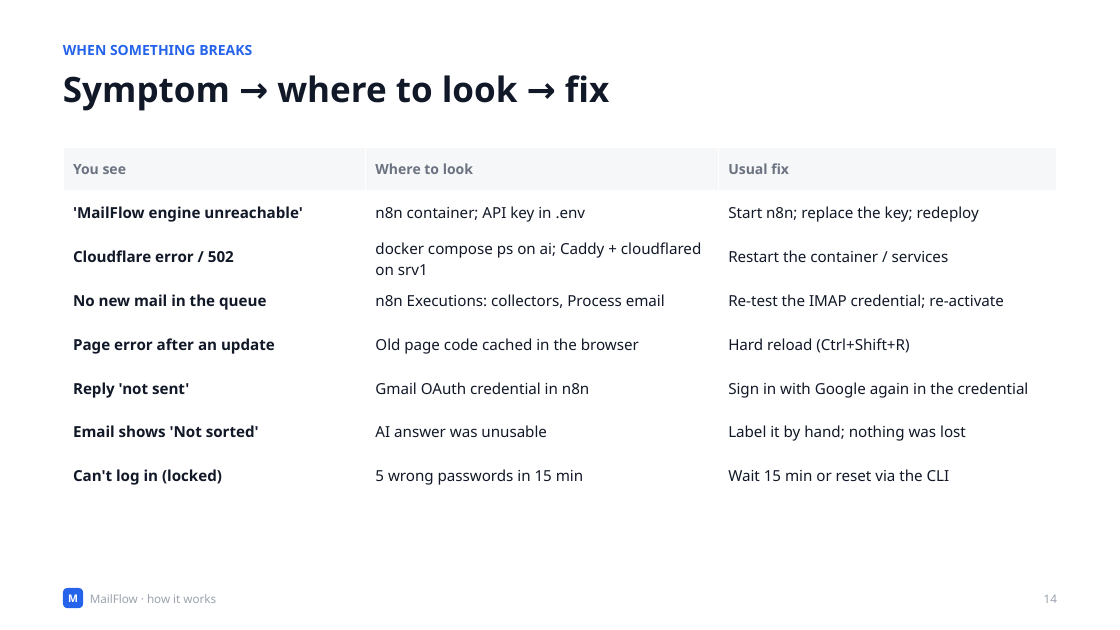
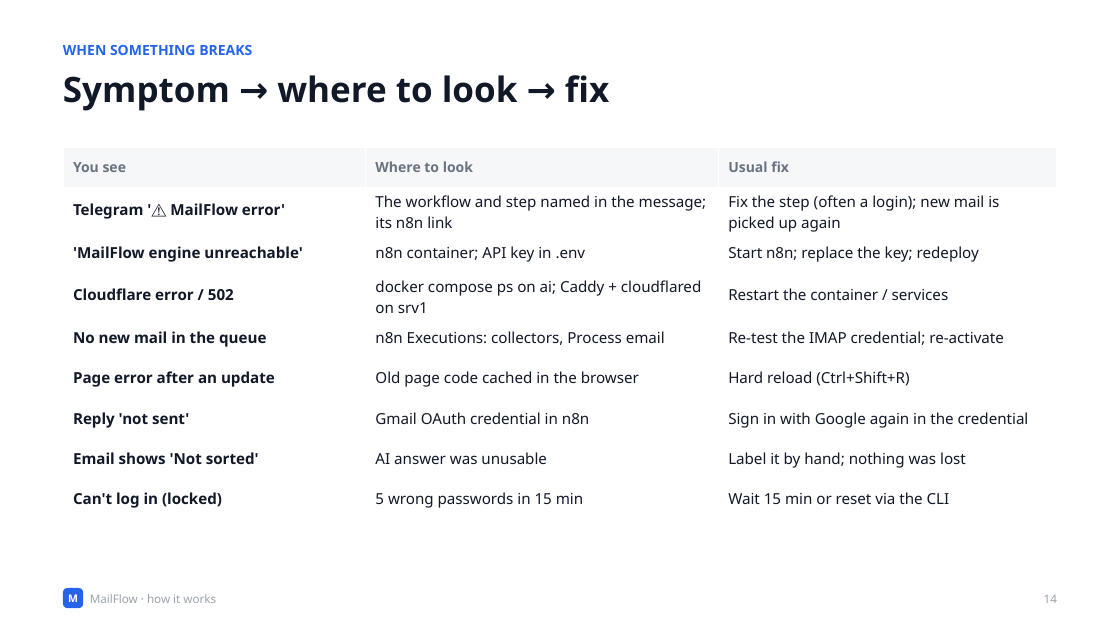
Before and after one commit to Olwethu-Dlamini/mailflow, a slide deck: slide 14 of deck/MailFlow-Technical.pptx. Drawn at 1120x630 pixels with LibreOffice and Linux fonts; fonts in the diff are those of the drawing. Boxes give left, top, right and bottom in pixels: in the first picture for what was removed or moved away, otherwise in the second. Text is boxed around its words. In the diff, an @@ line names an element or a change of style, - is before the commit and + after.

Commit message:
Error alerts to Telegram for every MailFlow workflow
- MailFlow · Errors (Error Trigger -> Telegram) is the error workflow of both collectors, Process email and Reply; tested with a deliberate failure.
- AS-BUILT and SYSTEM-DESIGN updated; cleanup marked not built yet.
- Technical deck: troubleshooting row for the alert, limits slide updated.

```diff
--- a/deck/MailFlow-Technical.pptx
+++ b/deck/MailFlow-Technical.pptx
@@ table at (x1=63, y1=147, x2=1057, y2=512) @@
+row 2: Telegram '⚠️ MailFlow error' | The workflow and step named in the message; its n8n link | Fix the step (often a login); new mail is picked up again
```
Also in this commit, not shown: 1 other slide changed, 6 other files.
